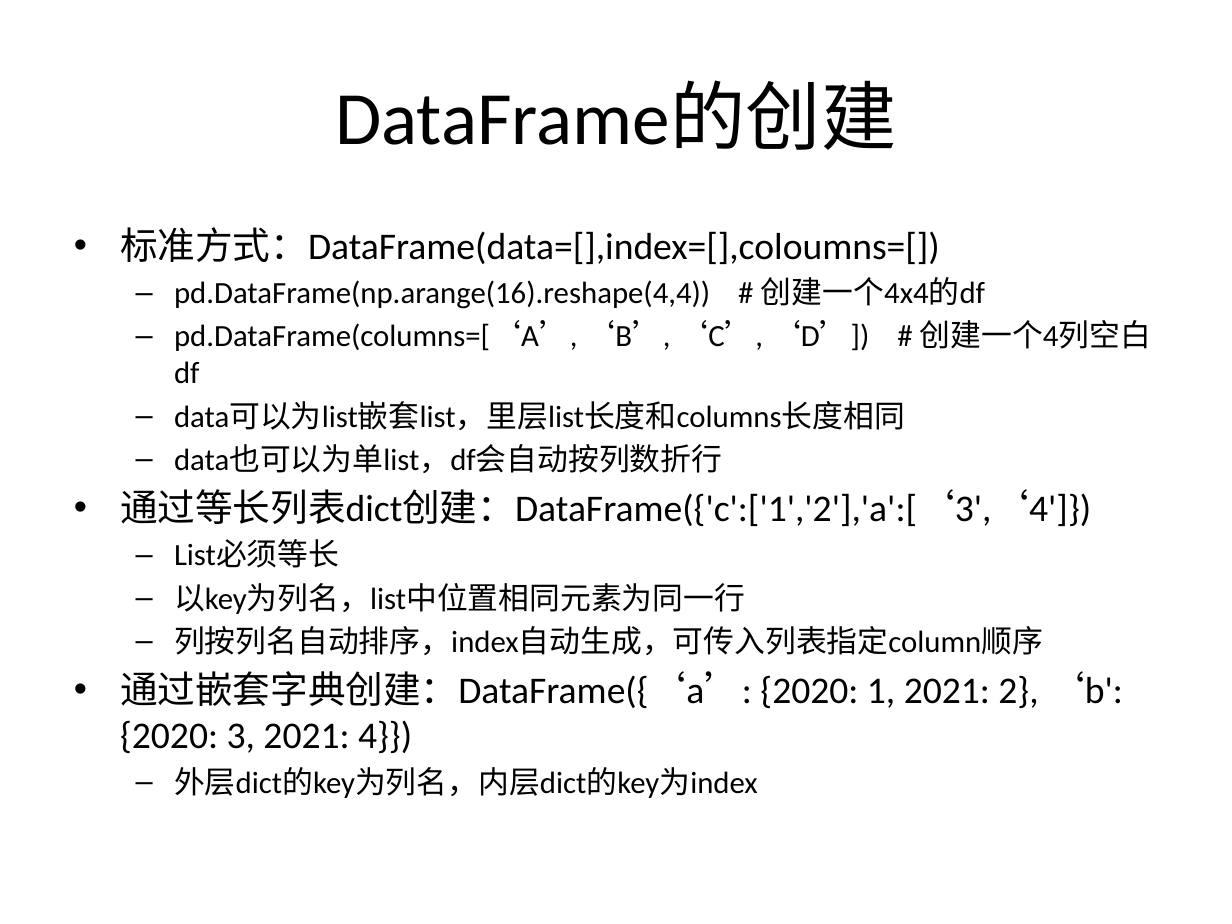
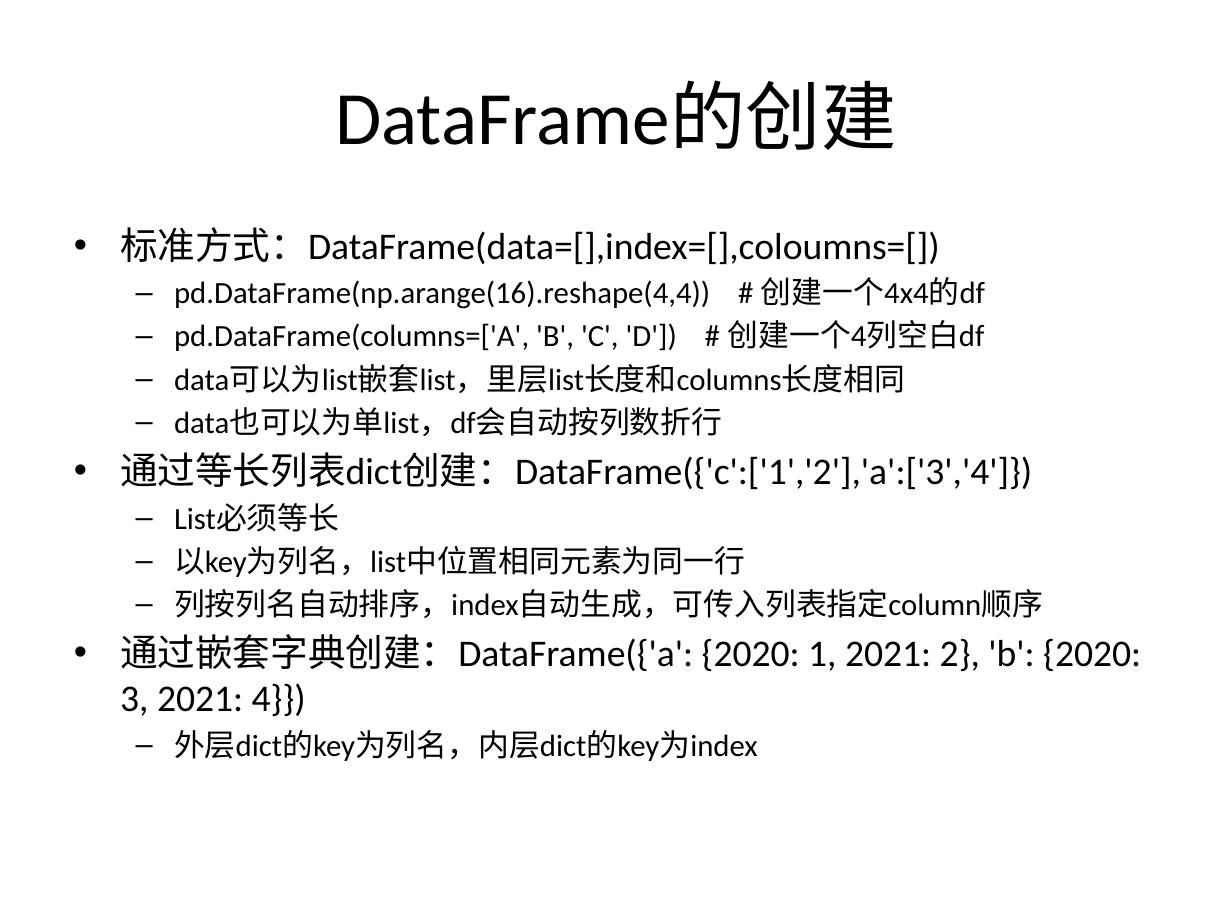
Before and after one commit to SleepySoft/SleepyMemo, a slide deck: slide 9 of Pandas_Cheat_Sheet.pptx. Drawn at 1232x924 pixels with LibreOffice and Linux fonts; fonts in the diff are those of the drawing. Boxes give left, top, right and bottom in pixels: in the first picture for what was removed or moved away, otherwise in the second. Text is boxed around its words. In the diff, an @@ line names an element or a change of style, - is before the commit and + after.

```diff
--- a/Pandas_Cheat_Sheet.pptx
+++ b/Pandas_Cheat_Sheet.pptx
@@ text at bbox=[174, 320, 985, 351]: text changed @@
-  – pd.DataFrame(columns=[‘A’, ‘B’, ‘C’, ‘D’]) # 创建一个4列空白df
+  – pd.DataFrame(columns=['A', 'B', 'C', 'D']) # 创建一个4列空白df
@@ text at bbox=[120, 452, 1032, 489]: text changed @@
-• 通过等长列表dict创建：DataFrame({'c':['1','2'],'a':[‘3',‘4']})
+• 通过等长列表dict创建：DataFrame({'c':['1','2'],'a':['3','4']})
@@ text at bbox=[120, 634, 1141, 716]: text changed @@
-• 通过嵌套字典创建：DataFrame({‘a’: {2020: 1, 2021: 2}, ‘b': {2020: 3, 2021: 4}})
+• 通过嵌套字典创建：DataFrame({'a': {2020: 1, 2021: 2}, 'b': {2020: 3, 2021: 4}})
```
Also in this commit, not shown: 7 other slides changed.
